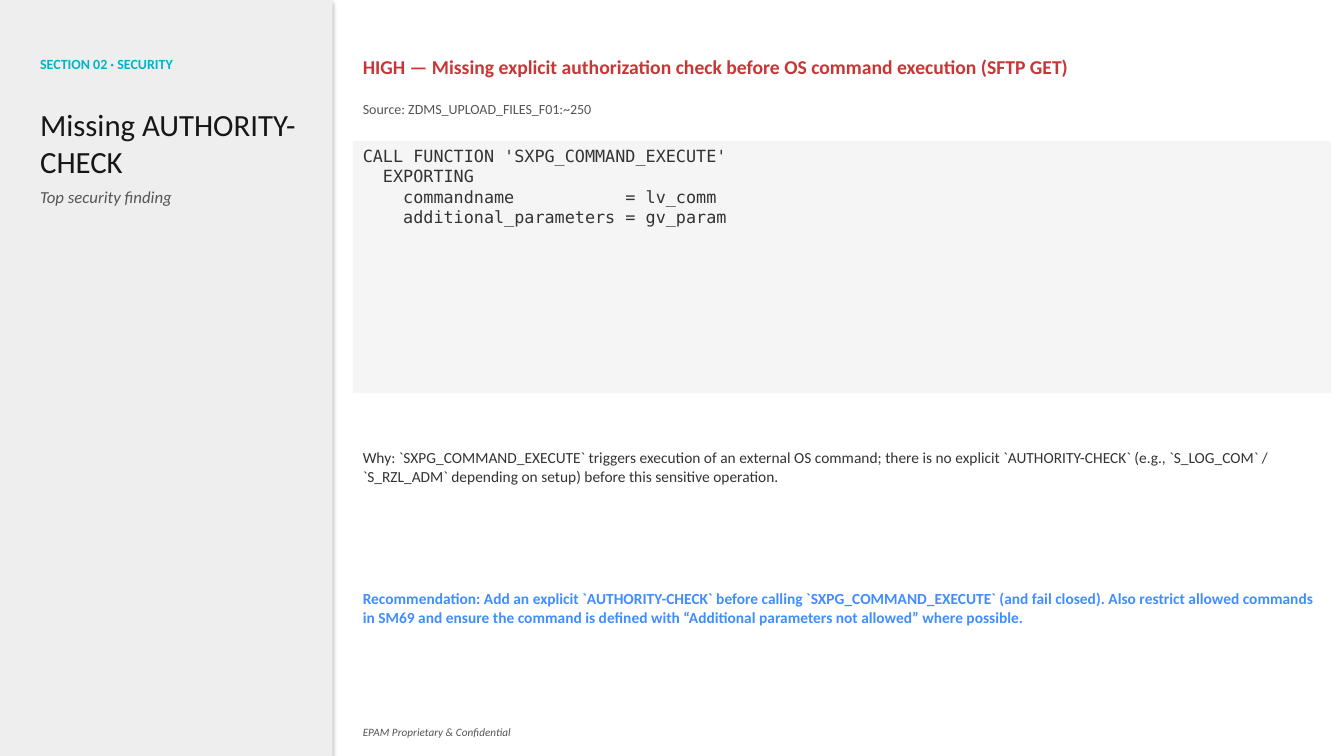
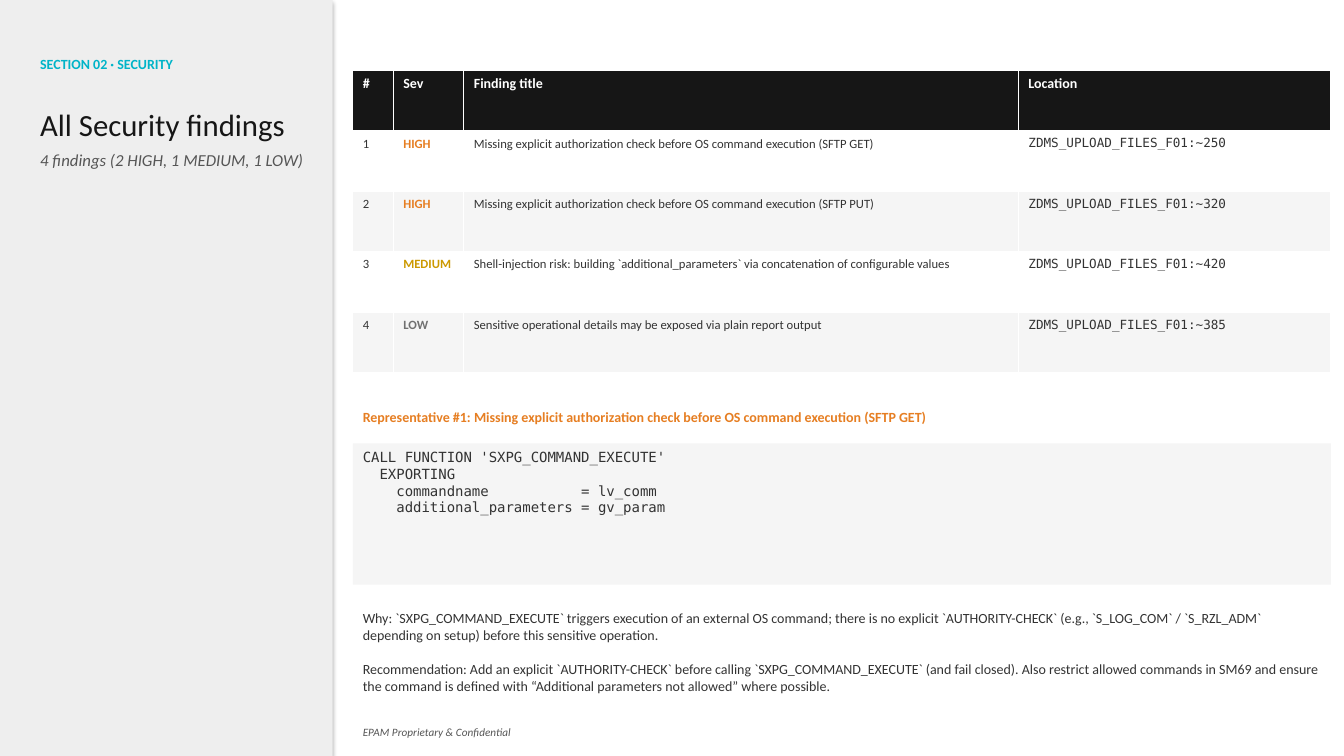
Before and after one commit to fr0ster/cloud-llm-hub, a slide deck: slide 5 of docs/tutorials/code-review/examples/ZDMS_UPLOAD_FILES/report.pptx (slide 6 before the commit). Drawn at 1344x756 pixels with LibreOffice and Linux fonts; fonts in the diff are those of the drawing. Boxes give left, top, right and bottom in pixels: in the first picture for what was removed or moved away, otherwise in the second. Text is boxed around its words. In the diff, an @@ line names an element or a change of style, - is before the commit and + after.

```diff
--- a/docs/tutorials/code-review/examples/ZDMS_UPLOAD_FILES/report.pptx
+++ b/docs/tutorials/code-review/examples/ZDMS_UPLOAD_FILES/report.pptx
@@ table added at [353,71,1331,373], 5 rows, 4 columns @@
+# | Sev | Finding title | Location
+1 | HIGH | Missing explicit authorization check before OS command execution (SFTP GET) | ZDMS_UPLOAD_FILES_F01:~250
+2 | HIGH | Missing explicit authorization check before OS command execution (SFTP PUT) | ZDMS_UPLOAD_FILES_F01:~320
+3 | MEDIUM | Shell-injection risk: building `additional_parameters` via concatenation of configurable values | ZDMS_UPLOAD_FILES_F01:~420
+4 | LOW | Sensitive operational details may be exposed via plain report output | ZDMS_UPLOAD_FILES_F01:~385
@@ text at [40,114,303,169]: text changed; size 22 to 12 pt; text colour #161616 to #555555; italic on @@
-Missing AUTHORITY-CHECK
-Top security finding
+All Security findings
+4 findings (2 HIGH, 1 MEDIUM, 1 LOW)
@@ text removed at [363,105,591,116] @@
-Source: ZDMS_UPLOAD_FILES_F01:~250
@@ text at [363,412,926,425]: text changed; size 14 to 10 pt; text colour #C83636 to #E67E22 @@
-HIGH — Missing explicit authorization check before OS command execution (SFTP GET)
+Representative #1: Missing explicit authorization check before OS command execution (SFTP GET)
@@ rectangle "CALL FUNCTION 'SXPG_COMMAND_EXECUTE'": place and size @@
-rectangle "CALL FUNCTION 'SXPG_COMMAND_EXECUTE'" at [353,141,1331,393]
+rectangle "CALL FUNCTION 'SXPG_COMMAND_EXECUTE'" at [353,444,1331,585]
@@ rectangle "CALL FUNCTION 'SXPG_COMMAND_EXECUTE'" at [353,444,1331,585]: size 12 to 10 pt @@
@@ text removed at [363,452,1258,485] @@
-Why: `SXPG_COMMAND_EXECUTE` triggers execution of an external OS command; there is no explicit `AUTHORITY-CHECK` (e.g., `S_LOG_COM` / `S_RZL_ADM` depending on setup) before this sensitive operation.
@@ text "Why: `SXPG_COMMAND_EXECUTE` triggers execution of ...": place and size @@
-text "Why: `SXPG_COMMAND_EXECUTE` triggers execution of ..." at [363,593,1313,626]
+text "Why: `SXPG_COMMAND_EXECUTE` triggers execution of ..." at [363,613,1318,693]
@@ text at [363,613,1261,643]: paragraph added @@
+Why: `SXPG_COMMAND_EXECUTE` triggers execution of an external OS command; there is no explicit `AUTHORITY-CHECK` (e.g., `S_LOG_COM` / `S_RZL_ADM` depending on setup) before this sensitive operation.
@@ text at [363,664,1318,693]: size 11 to 10 pt, text colour #418DFF to #333333, bold off in "Recommendation: Add an explicit `AUTHORITY-CHECK` before cal ..." @@
```
Also in this commit, not shown: 4 other slides changed, 2 slides added, 3 slides removed, 9 other files.
